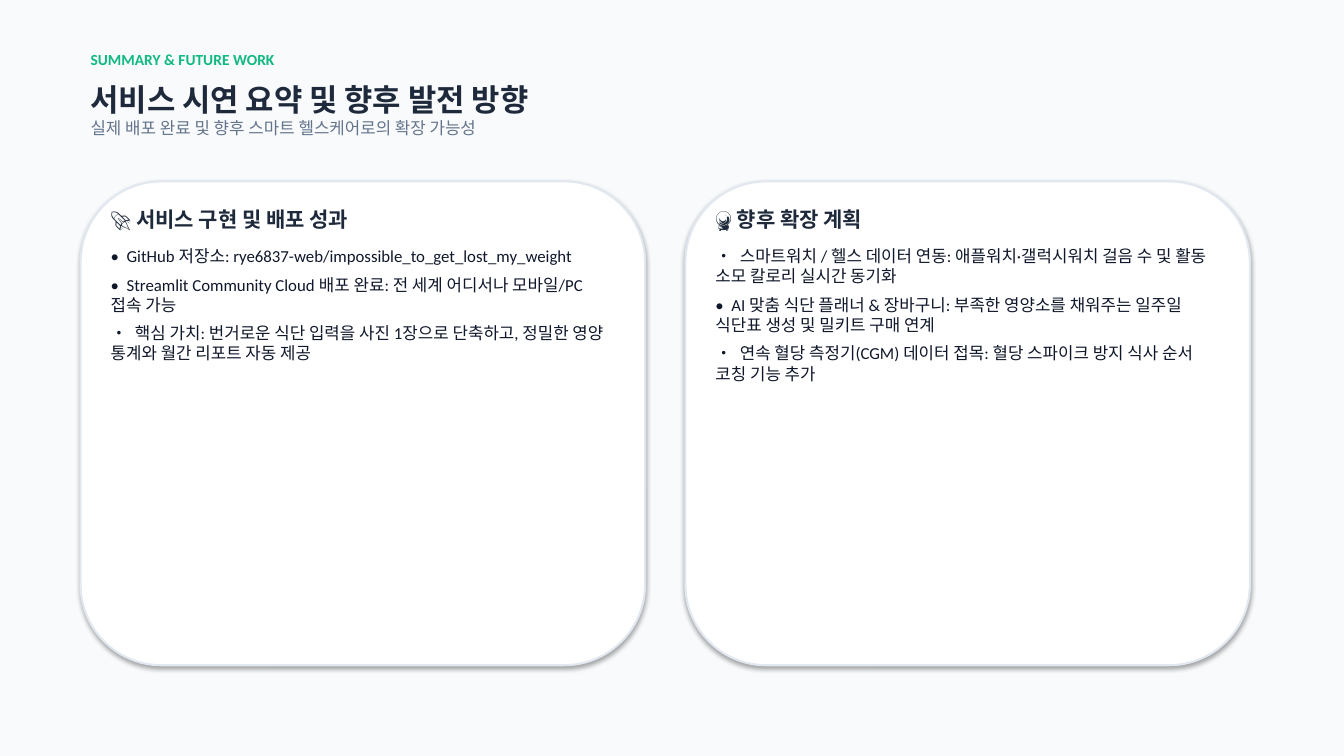
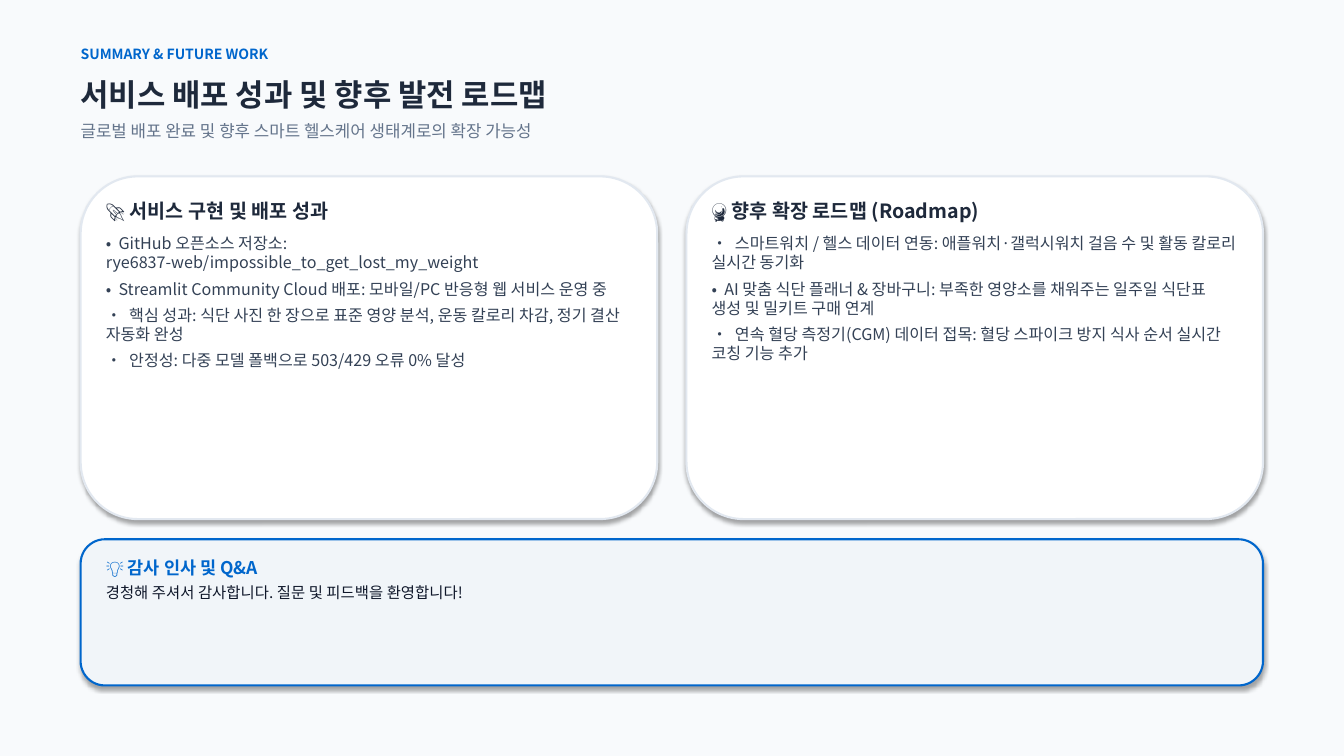
Before and after one commit to rye6837-web/impossible_to_get_lost_my_weight, a slide deck: slide 12 of AI_Diet_Coach_Presentation.pptx (slide 9 before the commit). Drawn at 1344x756 pixels with LibreOffice and Linux fonts; fonts in the diff are those of the drawing. Boxes give left, top, right and bottom in pixels: in the first picture for what was removed or moved away, otherwise in the second. Text is boxed around its words. In the diff, an @@ line names an element or a change of style, - is before the commit and + after.

Commit message:
docs: Update complete 12-slide presentation with Pretendard font, fixed header anchors, and bottom density layout

```diff
--- a/AI_Diet_Coach_Presentation.pptx
+++ b/AI_Diet_Coach_Presentation.pptx
@@ text "SUMMARY & FUTURE WORK" at (x1=81, y1=48, x2=269, y2=59): size 11 to 10 pt, font Calibri to Noto Sans CJK KR, text colour #10B981 to #0066CC @@
@@ text at (x1=81, y1=80, x2=547, y2=109): text changed; size 12 to 22 pt; font Calibri to Noto Sans CJK KR; text colour #64748B to #1E293B; bold on @@
-서비스 시연 요약 및 향후 발전 방향
-실제 배포 완료 및 향후 스마트 헬스케어로의 확장 가능성
+서비스 배포 성과 및 향후 발전 로드맵
@@ text added at (x1=81, y1=123, x2=531, y2=139), 12 pt, text #64748B @@
+글로벌 배포 완료 및 향후 스마트 헬스케어 생태계로의 확장 가능성
@@ rounded rectangle resized from (x1=81, y1=181, x2=645, y2=665) to (x1=81, y1=176, x2=657, y2=519) @@
@@ rounded rectangle resized from (x1=686, y1=181, x2=1250, y2=665) to (x1=687, y1=176, x2=1263, y2=519) @@
@@ text at (x1=130, y1=201, x2=328, y2=220): size 15 to 14 pt, font Calibri to Noto Sans CJK KR in "🚀 서비스 구현 및 배포 성과"; less space between paragraphs @@
@@ text at (x1=712, y1=201, x2=1237, y2=270): text changed; size 12 to 11.5 pt; font Calibri to Noto Sans CJK KR; text colour #0F172A to #334155 @@
-🔮 향후 확장 계획
-• 스마트워치 / 헬스 데이터 연동: 애플워치·갤럭시워치 걸음 수 및 활동 소모 칼로리 실시간 동기화
+🔮 향후 확장 로드맵 (Roadmap)
+• 스마트워치 / 헬스 데이터 연동: 애플워치·갤럭시워치 걸음 수 및 활동 칼로리 실시간 동기화
@@ text at (x1=106, y1=235, x2=620, y2=369): text changed; size 12 to 11.5 pt; font Calibri to Noto Sans CJK KR; text colour #0F172A to #334155 @@
-• GitHub 저장소: rye6837-web/impossible_to_get_lost_my_weight
-• Streamlit Community Cloud 배포 완료: 전 세계 어디서나 모바일/PC 접속 가능
-• 핵심 가치: 번거로운 식단 입력을 사진 1장으로 단축하고, 정밀한 영양 통계와 월간 리포트 자동 제공
+• GitHub 오픈소스 저장소: rye6837-web/impossible_to_get_lost_my_weight
+• Streamlit Community Cloud 배포: 모바일/PC 반응형 웹 서비스 운영 중
+• 핵심 성과: 식단 사진 한 장으로 표준 영양 분석, 운동 칼로리 차감, 정기 결산 자동화 완성
+• 안정성: 다중 모델 폴백으로 503/429 오류 0% 달성
@@ text at (x1=712, y1=281, x2=1206, y2=316): size 12 to 11.5 pt, font Calibri to Noto Sans CJK KR, text colour #0F172A to #334155 in "• AI 맞춤 식단 플래너 & 장바구니: ..."; less space between paragraphs @@
@@ text at (x1=712, y1=326, x2=1222, y2=361): text changed; size 12 to 11.5 pt; font Calibri to Noto Sans CJK KR; text colour #0F172A to #334155 @@
-• 연속 혈당 측정기(CGM) 데이터 접목: 혈당 스파이크 방지 식사 순서 코칭 기능 추가
+• 연속 혈당 측정기(CGM) 데이터 접목: 혈당 스파이크 방지 식사 순서 실시간 코칭 기능 추가
@@ rounded rectangle added at (x1=81, y1=539, x2=1263, y2=686), fill #F1F5F9, outline #0066CC 1.5 pt @@
@@ text added at (x1=106, y1=559, x2=463, y2=600), 11 pt, text #0F172A @@
+💡 감사 인사 및 Q&A
+경청해 주셔서 감사합니다. 질문 및 피드백을 환영합니다!
```
Also in this commit, not shown: 7 other slides changed, 4 slides added, 1 slide removed, 1 other file.
